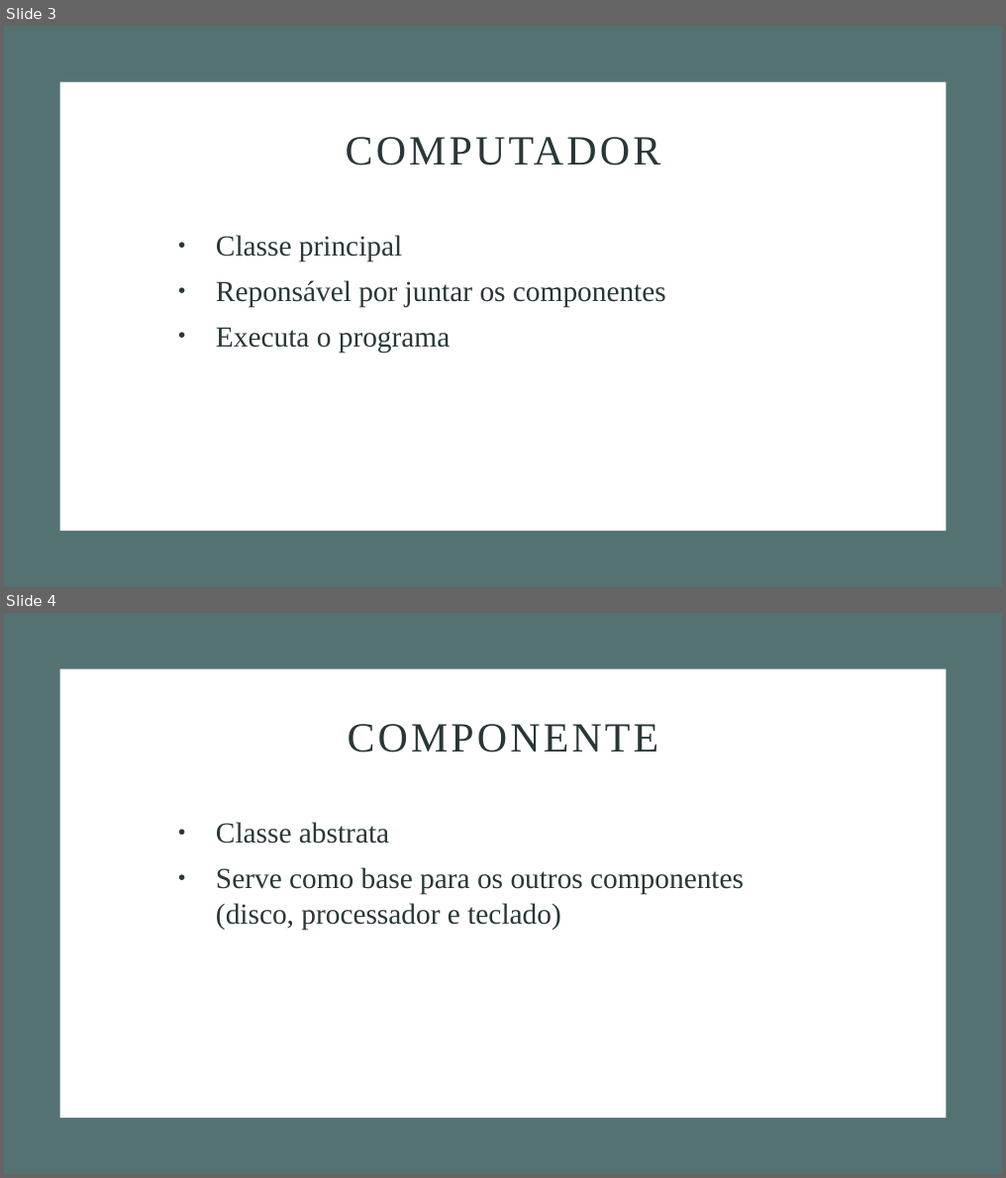
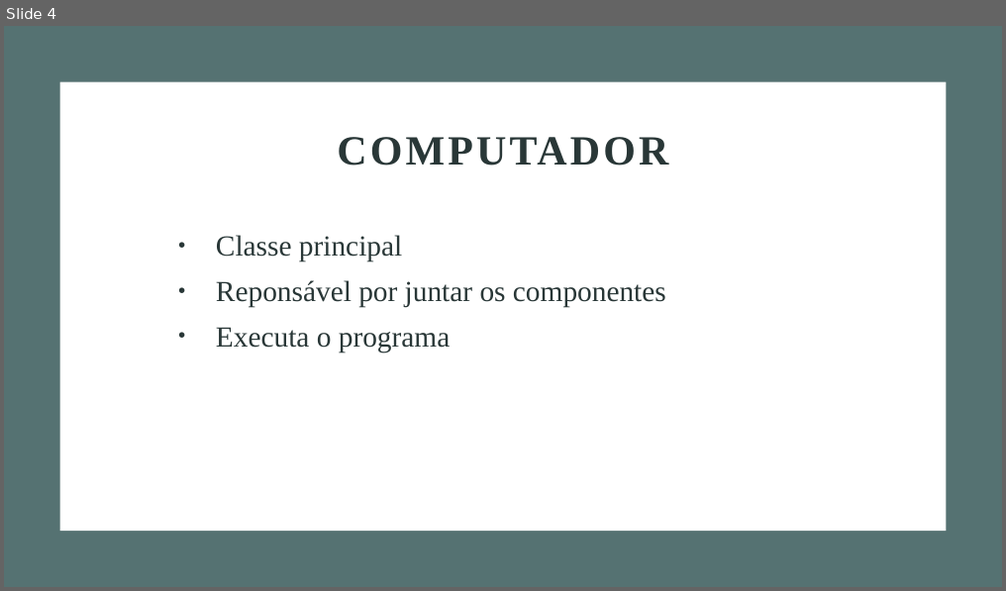
Before and after one commit to bbrez/ProjetoSO2, a slide deck: Apresentação - Sistemas Operacionais.pptx. Shown one above the other, each under a label of ours: slides 3 and 4 before the commit, slide 4 after it. The pictures are 1006x1178 and 1006x591 pixels, drawn with LibreOffice and Linux fonts; fonts in the diff are those of the drawing. Boxes give left, top, right and bottom in pixels: in the first picture for what was removed or moved away, otherwise in the second. Text is boxed around its words. In the diff, an @@ line names an element or a change of style, - is before the commit and + after.

```diff
--- a/Apresentação - Sistemas Operacionais.pptx
+++ b/Apresentação - Sistemas Operacionais.pptx
@@ slide 4 removed at (x1=4, y1=613, x2=1002, y2=1174), background #FFFFFF @@
@@ rectangle removed at (x1=4, y1=613, x2=1002, y2=1174) @@
@@ rectangle removed at (x1=60, y1=669, x2=945, y2=1118) @@
@@ title removed at (x1=348, y1=724, x2=659, y2=753) @@
-COMPONENTE
@@ subtitle removed at (x1=216, y1=822, x2=744, y2=930) @@
-• Classe abstrata
-• Serve como base para os outros componentes (disco, processador e teclado)
@@ what was slide 3 is now slide 4 @@
@@ slide 4 changed as well @@
@@ title "COMPUTADOR" at (x1=337, y1=137, x2=668, y2=166): bold on @@
```
Also in this commit, not shown: 6 other slides changed, 2 other slides removed, 1 other file.
